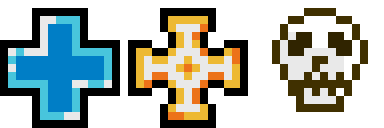
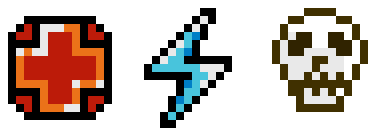
Comparing the layer stacks of the two (384, 128) images. Changes:
hid "Layer 2" over box(128, 8, 248, 128)
added layer "Layer 6" above "Layer 5" over box(144, 8, 232, 128)
added layer "Layer 4" above "Layer 3" over box(8, 16, 112, 120)
hid "Layer 1" over box(0, 8, 120, 128)
